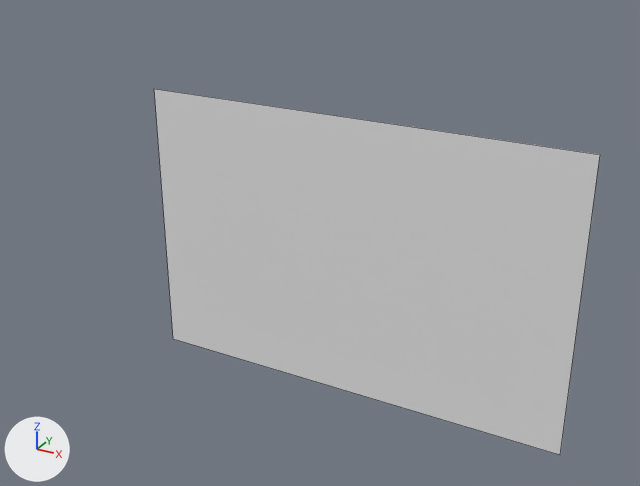
The FBX model Assets/!Assets/KrystalAssetsUpload/KF_SM_Assets/KF_Shaders_ZachMiller/KF_SM_Screens_ZachMiller/SM_ComputerScreen.fbx: old version first, new version second.
Both versions are drawn from a 50 mm lens placed at (0.88, -4.73, 3.45), pointed at (-1.84, 0.23, 0.97). Lighting does not change. The marker at lower left points along +X, +Y and +Z. Mesh edges are drawn as thin lines.

The older version as bpy lines, for what is in view:
```python
me_computerscreen_001 = bpy.data.meshes.new('ComputerScreen.001')
me_computerscreen_001.from_pydata([(-200005520.0, -117.0, -181.0), (-5504.0, -117.0, -181.0), (-200005520.0, 199999872.0, -181.0), (-5504.0, 199999872.0, -181.0)], [], [(0, 1, 3, 2)])
ob_screen_002 = bpy.data.objects.new('Screen.002', me_computerscreen_001)
ob_screen_002.location = (0.0, 0.0, 0.0)
ob_screen_002.rotation_euler = (1.571, 0.0, 0.0)  # degrees (90, 0, 0)
ob_screen_002.scale = (0.0, 0.0, 0.0)
```
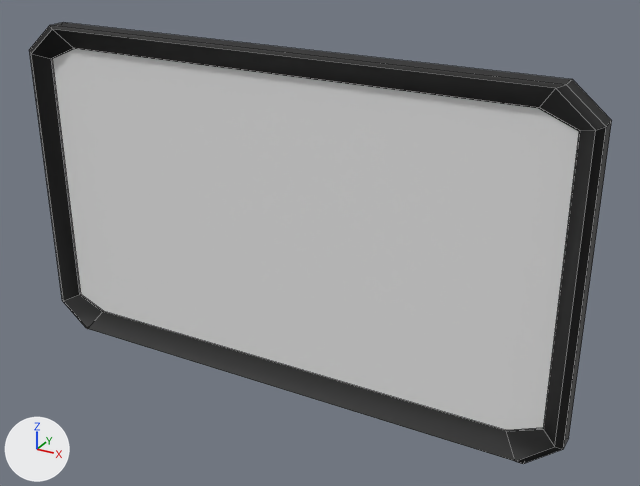
The newer file is also rescaled (x125000.0) as a whole; pictures and numbers use the older file's frame.

Where the change shows, as pixel boxes [x1, y1, x2, y2] in the pictures (640 x 486 px):
'Screen.002', reshaped, turned, rescaled
    before: [154, 89, 600, 455]
    after: [29, 22, 612, 464]

What changed in the scene script:
```text
Add mat_material__117:
    mat_material__117 = principled_material('Material #117')
    mat_material__117.base_color = (0.0, 0.0, 0.0)  # black #000000
    mat_material__117.roughness = 0.553
Add mat_material_002:
    mat_material_002 = principled_material('Material.002')
    mat_material_002.base_color = (0.8, 0.8, 0.8)  # white #e7e7e7
Change me_computerscreen_001:
    used by ob_screen_002; location = (0.0, 0.0, 0.0); rotation_euler = (1.571, 0.0, 0.0), in degrees (90, 0, 0); scale = (0.0, 0.0, 0.0)
    remove me_computerscreen_001.from_pydata(...)  # 4 vertices, 1 face; spans x -200005520.0..-5504.0, y -117.0..199999872.0, z -181.0
    add me_computerscreen_001.from_pydata(...)  # 68 vertices, 57 faces; spans x -2.0..0.0, y -3.0..0.0, z 0.0
    me_computerscreen_001 part 1: the whole mesh is rebuilt
    add me_computerscreen_001.materials.append(mat_material__117)  # black #000000
    add me_computerscreen_001.materials.append(mat_material_002)  # white #e7e7e7
Change ob_screen_002:
    ob_screen_002.rotation_euler: (1.571, 0.0, 0.0) -> (1.571, 1.571, 0.0)  # degrees (90, 0, 0) -> degrees (90, 90, 0)
    ob_screen_002.scale: (0.0, 0.0, 0.0) -> (1.22, 1.22, 1.22)
```
